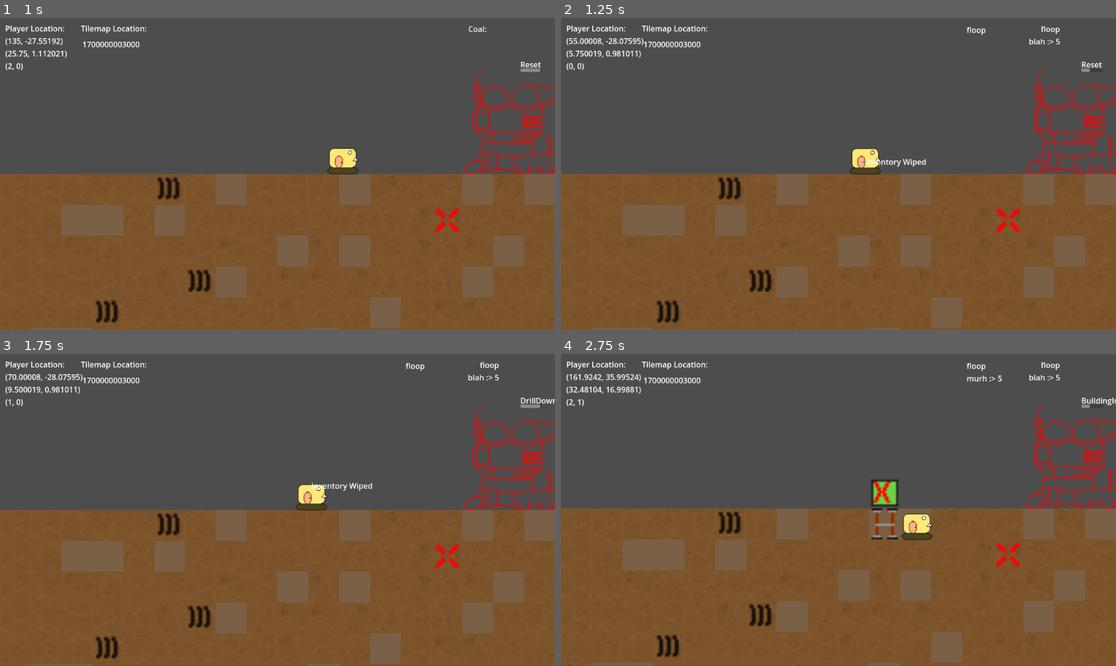
Above: before the commit, frames 1-4 (two rows, left to right).
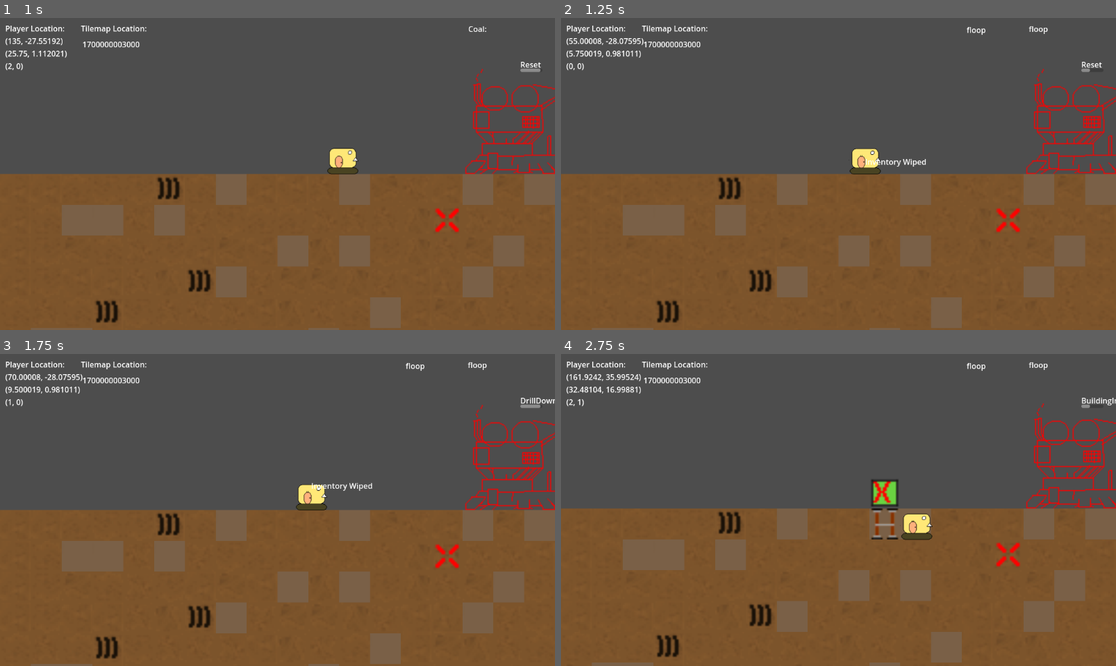
Above: after the commit, the same moments.

Repository: TrakeMuldoon/GodotMineTower
Game: Godot game, scene res://World/world.tscn
Two runs of this game, one before a commit and one after it. Both use one fixed random seed, a clock stepped at 60 frames per second and the inputs below.
Inputs:
- Up to frame 1 (1 s): hold D (go_right) from 0.53 s (still down); hold R (Return) from 0.53 s (still down); tap T (UseBuilding) at 0.8 s
- Up to frame 2 (1.25 s): keep holding D (go_right); keep holding R (Return)
- Up to frame 3 (1.75 s): release D (go_right) at 1.28 s; release R (Return) at 1.28 s; hold S (go_down) from 1.28 s (still down); tap T (UseBuilding) at 1.35 s; tap R (Return) at 1.55 s
- Up to frame 4 (2.75 s): release S (go_down) at 2.03 s; hold D (go_right) from 2.03 s (still down); hold T (UseBuilding) from 2.03 s (still down); tap X (Mark) at 2.1 s

Frame 1 is identical in both runs. In frame 2, 0.1% of the frame differs, in the area x 84-90%, y 2-9%; in frame 3, 0.1%; in frame 4, 0.2%, in the area x 73-90%, y 2-9%.

Commit message:
Improved the algorithm for notification. In the future turn it into a generic queue

Diff:
--- a/Buildings/warehouse.gd
+++ b/Buildings/warehouse.gd
@@ -15,10 +15,28 @@
 			Globals.ACTION_TIMER.ExecOnElapsed("BuildingInteract", MoveInventory)
 		else:
 			Globals.ACTION_TIMER.Reset("BuildingInteract")
-	pass
 
+var queue = []
 func MoveInventory():
-	Globals.GLOBAL_INVENTORY.add_to_inventory("murh", 5)
+	queue = []
+	for ore in Globals.TANK_INVENTORY.get_ores():
+		var local_inv = Globals.TANK_INVENTORY.remove_from_inventory(ore)
+		Globals.GLOBAL_INVENTORY.add_to_inventory(ore, local_inv)
+		var mt = MovingText.new()
+		mt.position.y -= 40
+		add_child(mt)
+		var text = "Moved {num} {ore}".format({"num": local_inv, "ore": ore})
+		mt.text = text
+		queue.append(mt)
+	write_messages()
+
+func write_messages():
+	if queue.size() == 0:
+		return
+	var next = queue.pop_front()
+	next.go_to_it(0.4, 60)
+	await get_tree().create_timer(0.15).timeout
+	write_messages()
 
 func _on_body_entered(body):
 	check_for_input = true
--- a/Characters/tank_character.gd
+++ b/Characters/tank_character.gd
@@ -133,8 +133,10 @@
 
 
 func ResetLocation():
-	Globals.TANK_INVENTORY.add_to_inventory("blah", 5)
+	#Globals.TANK_INVENTORY.add_to_inventory("blah", 5)
+	Globals.TANK_INVENTORY.clear_inventory()
 	position = Vector2.ZERO
 	var mt = MovingText.new()
+	mt.text = "Inventory Wiped"
 	add_child(mt)
-	mt.go_to_it("Inventory Wiped", 1, 50)
+	mt.go_to_it(1, 50)
--- a/SupportScripts/Inventory.gd
+++ b/SupportScripts/Inventory.gd
@@ -23,6 +23,7 @@
 func remove_from_inventory(label):
 	var value = ores_held[label]
 	ores_held.erase(label)
+	inventory_modified.emit()
 	return value
 
 func get_ores():
@@ -31,6 +32,10 @@
 		ore_list.append(ore)
 	return ore_list
 
+func clear_inventory():
+	ores_held = {}
+	inventory_modified.emit()
+
 func HUD_printout():
 	var output = "floop\n"
 	for label in ores_held:
--- a/moving_text.gd
+++ b/SupportScripts/moving_text.gd
@@ -2,7 +2,7 @@
 
 # Called when the node enters the scene tree for the first time.
 func _ready():
-	pass # Replace with function body.
+	hide()
 
 var started = false
 var elapsed_time = 0
@@ -16,8 +16,8 @@
 		if elapsed_time > target_time:
 			queue_free()
 
-func go_to_it(write_text, time, x_delta):
-	text = write_text
+func go_to_it(time, x_delta):
+	show()
 	target_time = time * 1
 	distance = x_delta
 	started = true
--- /dev/null
+++ b/SupportScripts/moving_text.tscn
@@ -0,0 +1,6 @@
+[gd_scene load_steps=2 format=3 uid="uid://rdp31xtjnf5i"]
+
+[ext_resource type="Script" path="res://SupportScripts/moving_text.gd" id="1_7i84j"]
+
+[node name="MovingText" type="Label"]
+script = ExtResource("1_7i84j")
--- a/moving_text.tscn
+++ /dev/null
@@ -1,6 +0,0 @@
-[gd_scene load_steps=2 format=3 uid="uid://rdp31xtjnf5i"]
-
-[ext_resource type="Script" path="res://moving_text.gd" id="1_egiq2"]
-
-[node name="MovingText" type="Label"]
-script = ExtResource("1_egiq2")
